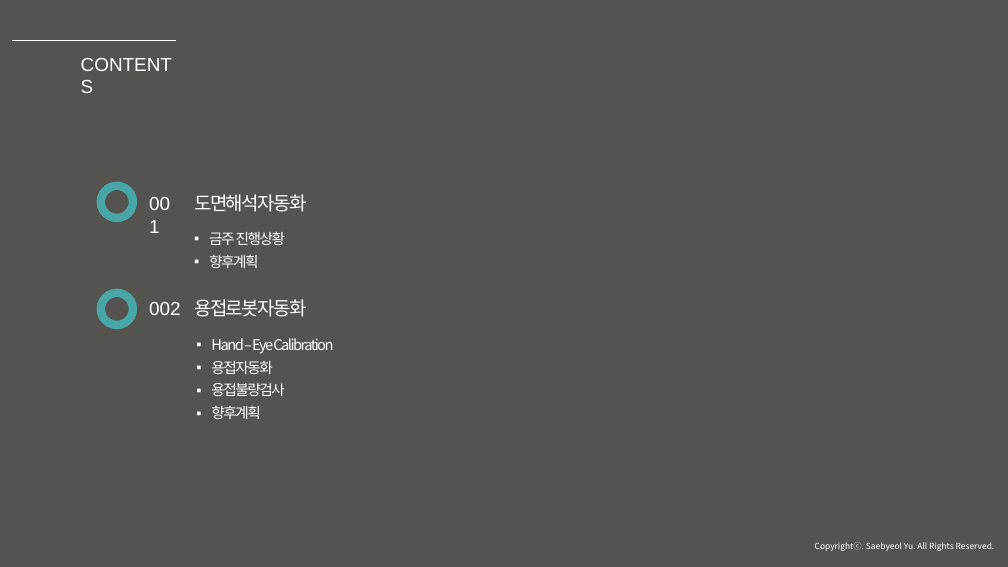
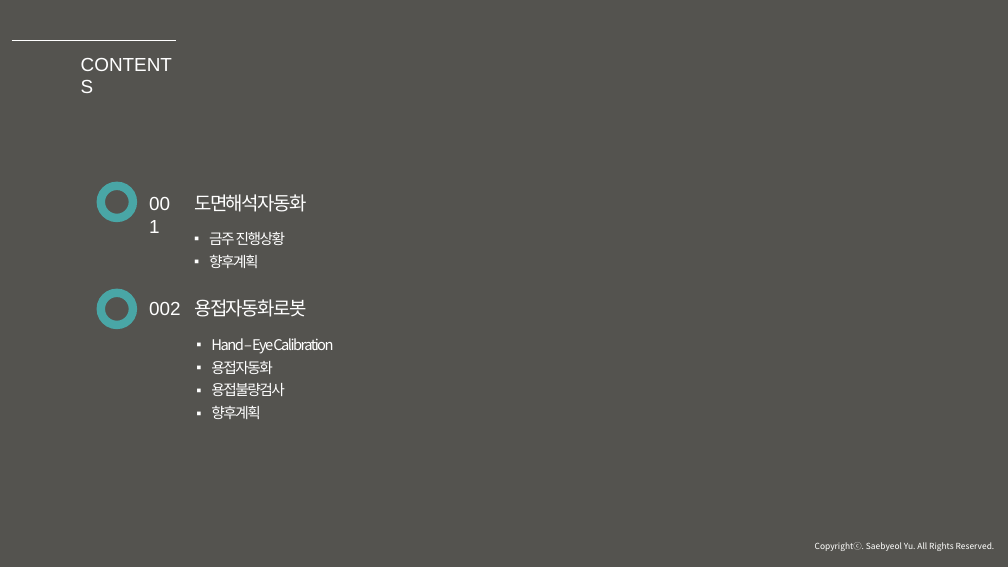
Before and after one commit to ssh6189/2021.05.28, a slide deck: slide 2 of 2021년 5월 28일 발표.pptx. Drawn at 1008x567 pixels with LibreOffice and Linux fonts; fonts in the diff are those of the drawing; background and template pictures are left out; a plain dark background stands for a picture behind light text. Boxes give left, top, right and bottom in pixels: in the first picture for what was removed or moved away, otherwise in the second. Text is boxed around its words. In the diff, an @@ line names an element or a change of style, - is before the commit and + after.

```diff
--- a/2021년 5월 28일 발표.pptx
+++ b/2021년 5월 28일 발표.pptx
@@ text at bbox=[194, 299, 306, 317]: text changed @@
-용접로봇자동화
+용접자동화로봇
```
Also in this commit, not shown: 8 other slides changed, 4 slides removed.
